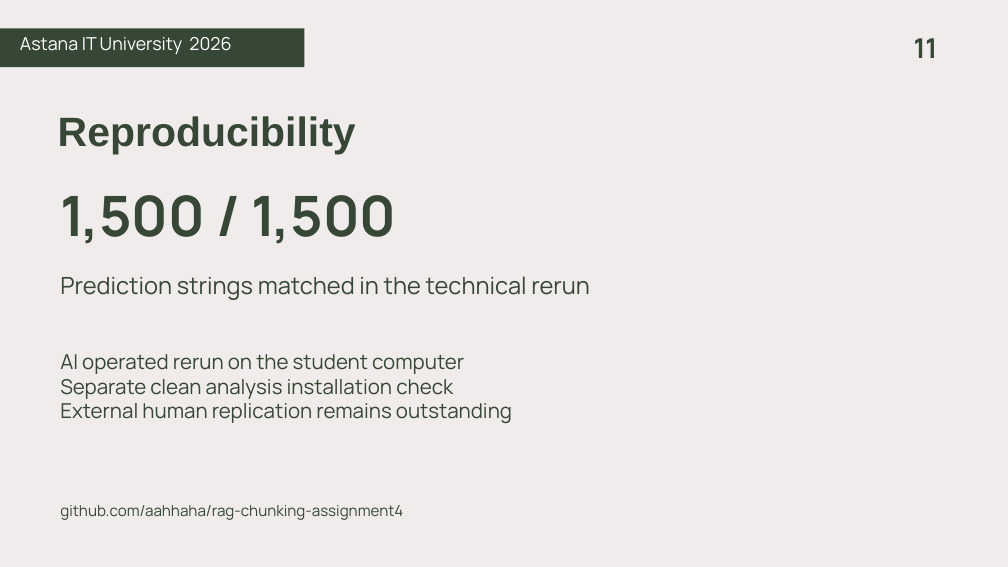
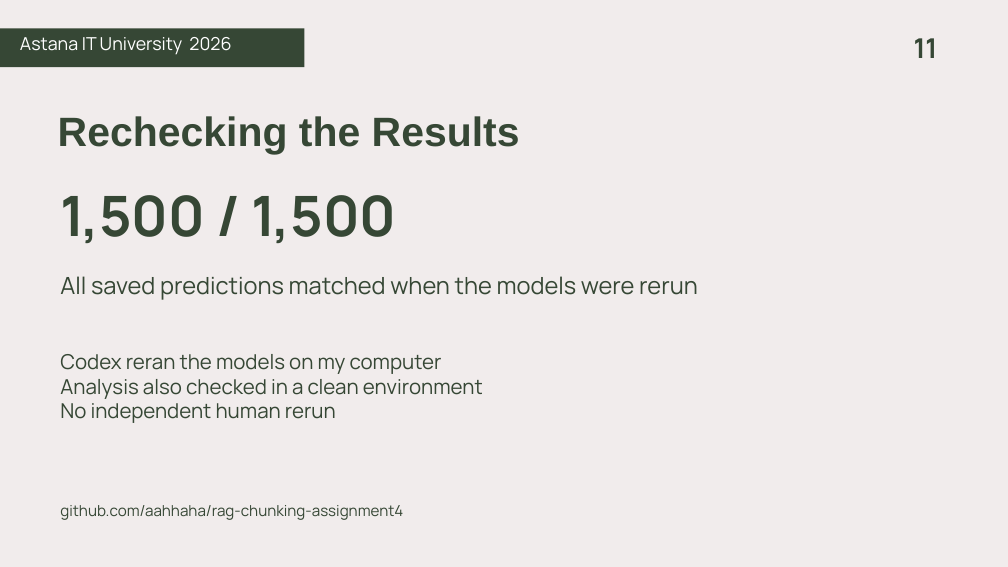
Before and after one commit to aahhaha/rag-chunking-assignment4, a slide deck: slide 11 of final/submission/Final_Defence_Aibyn_Samat.pptx. Drawn at 1008x567 pixels with LibreOffice and Linux fonts; fonts in the diff are those of the drawing. Boxes give left, top, right and bottom in pixels: in the first picture for what was removed or moved away, otherwise in the second. Text is boxed around its words. In the diff, an @@ line names an element or a change of style, - is before the commit and + after.

```diff
--- a/final/submission/Final_Defence_Aibyn_Samat.pptx
+++ b/final/submission/Final_Defence_Aibyn_Samat.pptx
@@ text at (58, 116, 520, 154): text changed @@
-Reproducibility
+Rechecking the Results
@@ text at (60, 276, 698, 300): text changed @@
-Prediction strings matched in the technical rerun
+All saved predictions matched when the models were rerun
@@ text at (60, 354, 483, 423): text changed @@
-AI operated rerun on the student computer
-Separate clean analysis installation check
-External human replication remains outstanding
+Codex reran the models on my computer
+Analysis also checked in a clean environment
+No independent human rerun
```
Also in this commit, not shown: 8 other slides changed, 19 other files.
